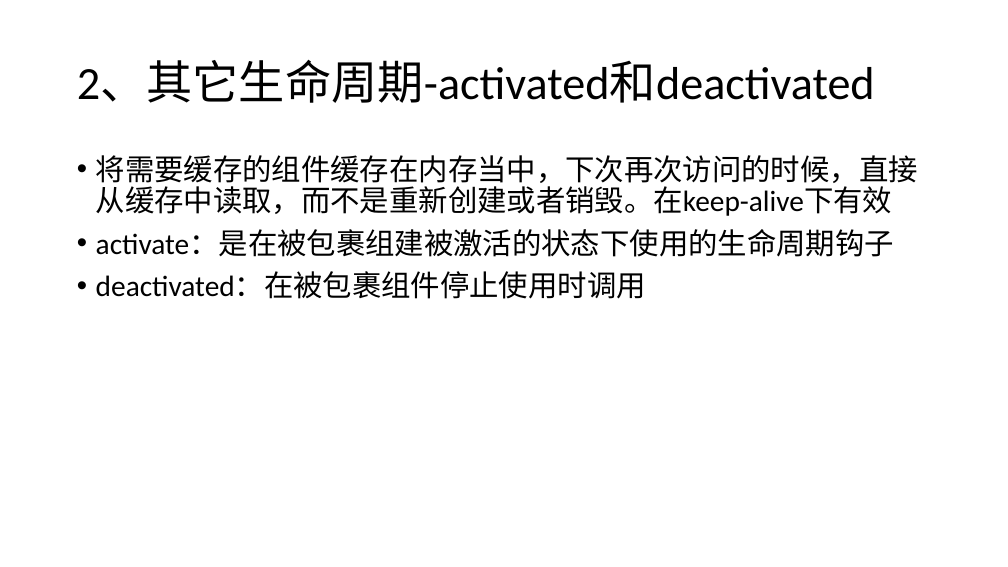
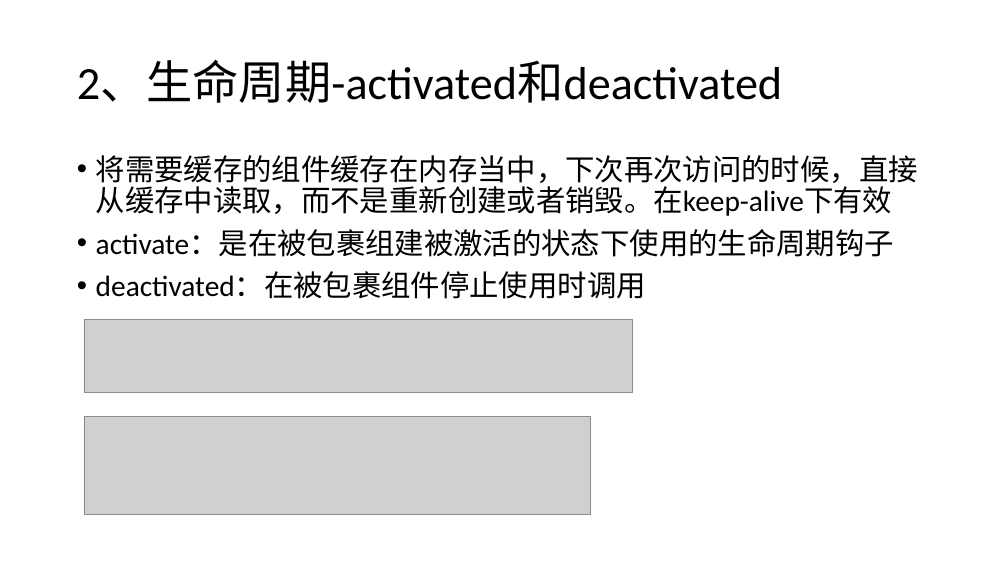
Before and after one commit to liwenxin-jam/vuecli3-starter, a slide deck: slide 11 of doc/vue.pptx. Drawn at 1008x567 pixels with LibreOffice and Linux fonts; fonts in the diff are those of the drawing; grey boxes stand for pictures. Boxes give left, top, right and bottom in pixels: in the first picture for what was removed or moved away, otherwise in the second. Text is boxed around its words. In the diff, an @@ line names an element or a change of style, - is before the commit and + after.

```diff
--- a/doc/vue.pptx
+++ b/doc/vue.pptx
@@ title at (x1=77, y1=61, x2=782, y2=103): text changed @@
-2、其它生命周期-activated和deactivated
+2、生命周期-activated和deactivated
@@ picture added at (x1=84, y1=320, x2=632, y2=392) @@
@@ picture added at (x1=84, y1=417, x2=591, y2=514) @@
```
Also in this commit, not shown: 16 other slides changed, 2 slides added, 1 slide removed, 1 other file.
